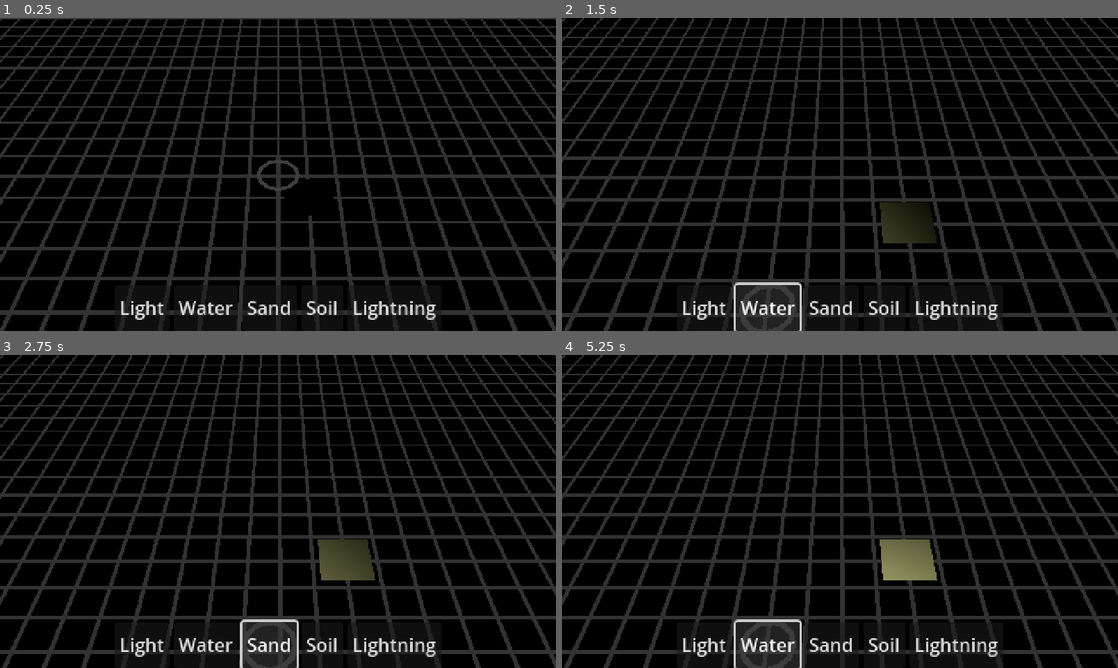
Above: before the commit, frames 1-4 (two rows, left to right).
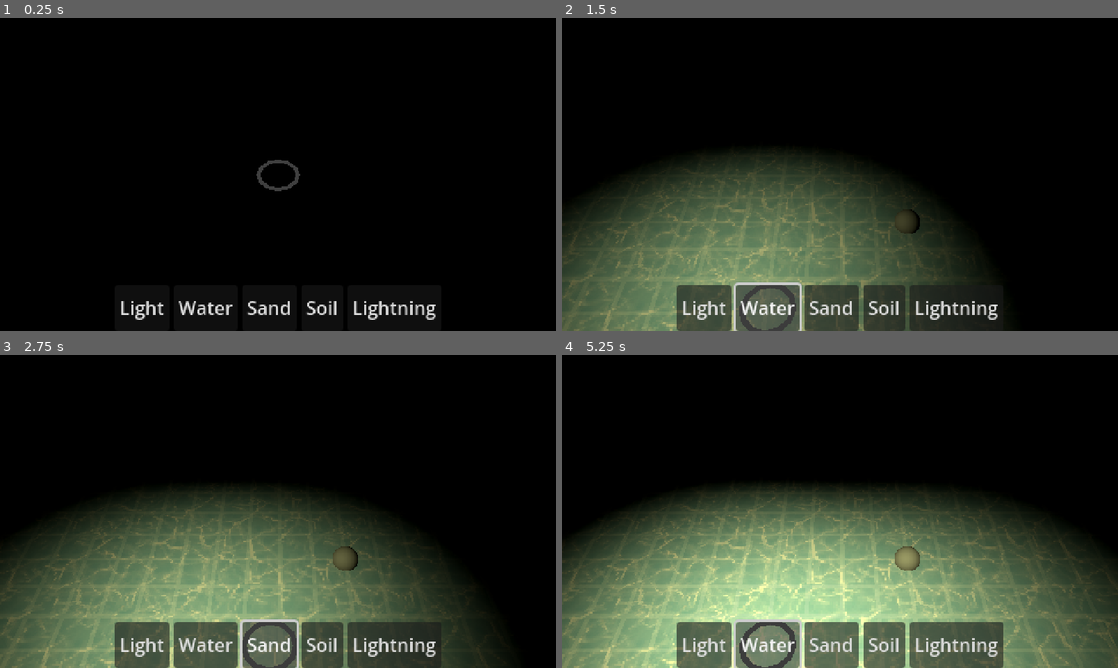
Above: after the commit, the same moments.

Repository: nulture/micro_jam_017_islands
Game: Godot game, scene res://scenes/world.tscn
Same seed, same stepped clock (60 frames per second), same inputs: the game is played once before the commit and once after it.
Inputs:
- Up to frame 1 (0.25 s): no input
- Up to frame 2 (1.5 s): click "Light" at 0.5 s; click "Water" at 1.25 s
- Up to frame 3 (2.75 s): click "Sand" at 2 s
- Up to frame 4 (5.25 s): click "Soil" at 2.75 s; click "Lightning" at 3.5 s; click "Light" at 4.25 s; click "Water" at 5 s

The runs differ from the first frame. In frame 1, 21% of the frame differs, in the area x 0-100%, y 0-100%; in frame 2, 45%; in frame 3, 50%; in frame 4, 59%.

Commit message:
Added water and rain

Diff:
--- /dev/null
+++ b/assets/materials/ocean.tres
@@ -0,0 +1,11 @@
+[gd_resource type="ShaderMaterial" load_steps=3 format=3 uid="uid://0v75n8kp07id"]
+
+[ext_resource type="Shader" uid="uid://8fyn4icg3n44" path="res://assets/shaders/parallax_plane.tres" id="1_ia2oi"]
+[ext_resource type="Texture2D" uid="uid://br8eimrb8bjmj" path="res://assets/textures/t_water.png" id="2_jxv16"]
+
+[resource]
+render_priority = 0
+shader = ExtResource("1_ia2oi")
+shader_parameter/uv_scale = Vector2(4, 4)
+shader_parameter/uv_parallax = Vector2(0.1, 0.1)
+shader_parameter/albedo = ExtResource("2_jxv16")
--- a/assets/shaders/parallax_plane.tres
+++ b/assets/shaders/parallax_plane.tres
@@ -49,7 +49,7 @@
 
 [resource]
 code = "shader_type spatial;
-render_mode blend_mix, depth_draw_opaque, cull_back, diffuse_lambert, specular_schlick_ggx, unshaded;
+render_mode blend_mix, depth_draw_opaque, cull_back, diffuse_lambert, specular_schlick_ggx;
 
 uniform vec2 uv_scale = vec2(1.000000, 1.000000);
 uniform vec2 uv_parallax = vec2(1.000000, 1.000000);
@@ -115,8 +115,7 @@
 
 }
 "
-graph_offset = Vector2(-155.704, 24.5927)
-flags/unshaded = true
+graph_offset = Vector2(-50.0667, -9.2943)
 nodes/fragment/2/node = SubResource("VisualShaderNodeTexture2DParameter_6fpuq")
 nodes/fragment/2/position = Vector2(-580, 300)
 nodes/fragment/3/node = SubResource("VisualShaderNodeTexture_upchg")
@@ -141,4 +140,4 @@
 nodes/fragment/12/position = Vector2(-760, 80)
 nodes/fragment/13/node = SubResource("VisualShaderNodeVec2Parameter_dblc7")
 nodes/fragment/13/position = Vector2(-1220, 300)
-nodes/fragment/connections = PackedInt32Array(2, 0, 3, 2, 3, 0, 4, 0, 6, 0, 7, 1, 9, 0, 10, 0, 10, 0, 11, 0, 10, 2, 11, 1, 11, 0, 12, 0, 12, 0, 8, 1, 13, 0, 12, 1, 8, 0, 3, 0, 5, 0, 7, 0, 7, 0, 8, 0, 4, 3, 0, 1, 3, 0, 0, 0)
+nodes/fragment/connections = PackedInt32Array(2, 0, 3, 2, 3, 0, 4, 0, 6, 0, 7, 1, 9, 0, 10, 0, 10, 0, 11, 0, 10, 2, 11, 1, 11, 0, 12, 0, 12, 0, 8, 1, 13, 0, 12, 1, 8, 0, 3, 0, 5, 0, 7, 0, 7, 0, 8, 0, 3, 0, 0, 0, 4, 3, 0, 1)
--- a/project.godot
+++ b/project.godot
@@ -65,6 +65,12 @@
 "deadzone": 0.5,
 "events": [Object(InputEventKey,"resource_local_to_scene":false,"resource_name":"","device":-1,"window_id":0,"alt_pressed":true,"shift_pressed":false,"ctrl_pressed":false,"meta_pressed":false,"pressed":false,"keycode":0,"physical_keycode":70,"key_label":0,"unicode":0,"echo":false,"script":null)
 , Object(InputEventKey,"resource_local_to_scene":false,"resource_name":"","device":-1,"window_id":0,"alt_pressed":false,"shift_pressed":false,"ctrl_pressed":false,"meta_pressed":false,"pressed":false,"keycode":0,"physical_keycode":4194342,"key_label":0,"unicode":0,"echo":false,"script":null)
+]
+}
+camera_sprint={
+"deadzone": 0.5,
+"events": [Object(InputEventKey,"resource_local_to_scene":false,"resource_name":"","device":-1,"window_id":0,"alt_pressed":false,"shift_pressed":false,"ctrl_pressed":false,"meta_pressed":false,"pressed":false,"keycode":0,"physical_keycode":4194325,"key_label":0,"unicode":0,"echo":false,"script":null)
+, Object(InputEventJoypadButton,"resource_local_to_scene":false,"resource_name":"","device":-1,"button_index":8,"pressure":0.0,"pressed":true,"script":null)
 ]
 }
 camera_left={
--- a/scenes/player_camera.tscn
+++ b/scenes/player_camera.tscn
@@ -1,18 +1,14 @@
-[gd_scene load_steps=6 format=3 uid="uid://kyw7ggafjjsx"]
+[gd_scene load_steps=4 format=3 uid="uid://kyw7ggafjjsx"]
 
 [ext_resource type="Script" path="res://scripts/player_camera.gd" id="1_kiklo"]
 [ext_resource type="PackedScene" uid="uid://bagdyfnn5e2og" path="res://scenes/player_cursor.tscn" id="2_pmace"]
-[ext_resource type="Material" uid="uid://dsrd6ulm7f4fx" path="res://assets/materials/parallax_plane.tres" id="3_cwafo"]
 
 [sub_resource type="Environment" id="Environment_j8r2m"]
 background_mode = 1
 
-[sub_resource type="PlaneMesh" id="PlaneMesh_mrrj1"]
-material = ExtResource("3_cwafo")
-size = Vector2(40, 40)
-
 [node name="camera_root" type="Node3D"]
 script = ExtResource("1_kiklo")
+sprint_multiplier = 3.0
 stick_speed = 5.0
 edges_speed = 5.0
 edges_thickness = 5.0
@@ -24,7 +20,3 @@
 
 [node name="cursor_root" parent="." node_paths=PackedStringArray("camera") instance=ExtResource("2_pmace")]
 camera = NodePath("../camera_3d")
-
-[node name="void_plane" type="MeshInstance3D" parent="."]
-transform = Transform3D(1, 0, 0, 0, 1, 0, 0, 0, 1, 0, -0.1, 0)
-mesh = SubResource("PlaneMesh_mrrj1")
--- a/scenes/player_cursor.tscn
+++ b/scenes/player_cursor.tscn
@@ -1,7 +1,8 @@
-[gd_scene load_steps=5 format=3 uid="uid://bagdyfnn5e2og"]
+[gd_scene load_steps=6 format=3 uid="uid://bagdyfnn5e2og"]
 
 [ext_resource type="Script" path="res://scripts/player_cursor.gd" id="1_lxjdj"]
 [ext_resource type="PackedScene" uid="uid://b3emtkoliqfm" path="res://scenes/player_tools/tool_light.tscn" id="2_wrebh"]
+[ext_resource type="PackedScene" uid="uid://br680u1gnecxx" path="res://scenes/player_tools/tool_rain.tscn" id="3_qvq1l"]
 
 [sub_resource type="StandardMaterial3D" id="StandardMaterial3D_kxw0x"]
 shading_mode = 0
@@ -17,7 +18,7 @@
 script = ExtResource("1_lxjdj")
 mouse_plane = Plane(0, 1, 0, 0)
 stick_speed = 5.0
-player_tools = Array[PackedScene]([ExtResource("2_wrebh")])
+player_tools = Array[PackedScene]([ExtResource("2_wrebh"), ExtResource("3_qvq1l")])
 
 [node name="mesh_instance_3d" type="MeshInstance3D" parent="."]
 transform = Transform3D(1, 0, 0, 0, 0.1, 0, 0, 0, 1, 0, 0, 0)
--- /dev/null
+++ b/scenes/player_tools/tool_rain.tscn
@@ -0,0 +1,7 @@
+[gd_scene load_steps=3 format=3 uid="uid://br680u1gnecxx"]
+
+[ext_resource type="PackedScene" uid="uid://b1e4y82nhidct" path="res://scenes/player_tools/tool_base.tscn" id="1_mwiut"]
+[ext_resource type="Script" path="res://scripts/player_tools/tool_rain.gd" id="2_r6m4c"]
+
+[node name="tool_rain" instance=ExtResource("1_mwiut")]
+script = ExtResource("2_r6m4c")
--- a/scenes/world.tscn
+++ b/scenes/world.tscn
@@ -1,17 +1,37 @@
-[gd_scene load_steps=4 format=3 uid="uid://bwln06s0mijil"]
+[gd_scene load_steps=9 format=3 uid="uid://bwln06s0mijil"]
 
 [ext_resource type="PackedScene" uid="uid://ck7mrxogelqqu" path="res://scenes/ui/items.tscn" id="1_418ir"]
+[ext_resource type="Script" path="res://scripts/world.gd" id="1_f4mcx"]
 [ext_resource type="PackedScene" uid="uid://kyw7ggafjjsx" path="res://scenes/player_camera.tscn" id="1_n7dex"]
+[ext_resource type="Material" uid="uid://dsrd6ulm7f4fx" path="res://assets/materials/void_grid.tres" id="3_8enyy"]
+[ext_resource type="Material" uid="uid://0v75n8kp07id" path="res://assets/materials/ocean.tres" id="3_j8q8g"]
 
-[sub_resource type="PlaneMesh" id="PlaneMesh_a6dcr"]
+[sub_resource type="PlaneMesh" id="PlaneMesh_3vvqu"]
+material = ExtResource("3_8enyy")
+size = Vector2(40, 40)
 
-[node name="world" type="Node3D"]
+[sub_resource type="PlaneMesh" id="PlaneMesh_vryke"]
+material = ExtResource("3_j8q8g")
+size = Vector2(40, 40)
+
+[sub_resource type="SphereMesh" id="SphereMesh_yvtc8"]
+
+[node name="world" type="Node3D" node_paths=PackedStringArray("ocean_rise_node")]
+script = ExtResource("1_f4mcx")
+ocean_rise_node = NodePath("camera_root")
 
 [node name="canvas_layer" type="CanvasLayer" parent="."]
 
 [node name="items" parent="canvas_layer" instance=ExtResource("1_418ir")]
 
+[node name="camera_root" parent="." instance=ExtResource("1_n7dex")]
+
+[node name="void_plane" type="MeshInstance3D" parent="camera_root"]
+mesh = SubResource("PlaneMesh_3vvqu")
+
+[node name="water_plane" type="MeshInstance3D" parent="camera_root"]
+transform = Transform3D(1, 0, 0, 0, 1, 0, 0, 0, 1, 0, -0.1, 0)
+mesh = SubResource("PlaneMesh_vryke")
+
 [node name="mesh_instance_3d" type="MeshInstance3D" parent="."]
-mesh = SubResource("PlaneMesh_a6dcr")
-
-[node name="camera_root" parent="." instance=ExtResource("1_n7dex")]
+mesh = SubResource("SphereMesh_yvtc8")
--- a/scripts/player_camera.gd
+++ b/scripts/player_camera.gd
@@ -1,15 +1,29 @@
 
 extends Node3D
 
+@export var sprint_multiplier : float = 2.0
 @export var stick_speed : float = 1.0
 @export var edges_speed : float = 1.0
 @export var edges_thickness : float = 1.0
 
+var _sprint_multiplier : float = 1.0
+var _is_sprinting : bool
+var is_sprinting : bool :
+	get : return _is_sprinting
+	set (value) :
+		if _is_sprinting == value : return
+		_is_sprinting = value
+
+		if _is_sprinting : _sprint_multiplier = sprint_multiplier
+		else : _sprint_multiplier = 1.0
+
 var edges_boundary : Vector2 :
 	get : return get_viewport().get_visible_rect().size - Vector2.ONE * edges_thickness
 
+
 var mouse_position : Vector2
 var stick_vector : Vector3
+
 
 # Called every frame. 'delta' is the elapsed time since the previous frame.
 func _process(delta: float) -> void:
@@ -23,8 +37,8 @@
 	elif mouse_position.y > edges_boundary.y :
 		edges_vector.z += 1.0
 
-	position += edges_vector * edges_speed * delta
-	position += stick_vector * stick_speed * delta
+	position += edges_vector * edges_speed * _sprint_multiplier * delta
+	position += stick_vector * stick_speed * _sprint_multiplier * delta
 
 func _input(event: InputEvent) -> void:
 	if event is InputEventMouseMotion :
@@ -32,3 +46,6 @@
 
 	var input = Input.get_vector("camera_left", "camera_right", "camera_up", "camera_down")
 	stick_vector = Vector3(input.x, 0, input.y)
+
+	if Input.is_action_just_pressed("camera_sprint") : is_sprinting = true
+	elif Input.is_action_just_released("camera_sprint") : is_sprinting = false
--- a/scripts/player_cursor.gd
+++ b/scripts/player_cursor.gd
@@ -1,3 +1,4 @@
+class_name PlayerCursor
 extends Node3D
 
 @export var camera : Camera3D
@@ -5,6 +6,8 @@
 @export var stick_speed : float = 1.0
 
 @export var player_tools : Array[PackedScene]
+
+static var inst : PlayerCursor
 
 var mouse_position : Vector2
 var stick_vector : Vector3
@@ -14,10 +17,11 @@
 var tool_index : int = 0 :
 	get : return _tool_index
 	set (value) :
-		if _tool_index == value || value >= player_tools.size() : return
+		if _tool_index == value || value < 0 || value >= player_tools.size()  : return
 		_tool_index = value
 
 		active_tool = player_tools[_tool_index].instantiate() as PlayerTool
+		print("Switched to new tool '%s'" % active_tool.name)
 
 var _active_tool : PlayerTool
 var active_tool : PlayerTool :
@@ -30,6 +34,7 @@
 		add_child(_active_tool)
 
 func _ready() -> void:
+	inst = self
 	tool_index = 0
 	pass
 
--- /dev/null
+++ b/scripts/player_tools/tool_rain.gd
@@ -0,0 +1,21 @@
+extends PlayerTool
+
+@export var ocean_rise_speed : float = 1.0
+
+var is_raining : bool
+
+# Called when the node enters the scene tree for the first time.
+func _ready() -> void:
+	pass # Replace with function body.
+
+
+# Called every frame. 'delta' is the elapsed time since the previous frame.
+func _process(delta: float) -> void:
+	if is_raining :
+		World.inst.ocean_rise_node.position.y += ocean_rise_speed * delta
+
+func tool_press() -> void :
+	is_raining = true
+
+func tool_release() -> void :
+	is_raining = false
--- /dev/null
+++ b/scripts/world.gd
@@ -0,0 +1,10 @@
+class_name World
+extends Node3D
+
+@export var ocean_rise_node : Node3D
+
+static var inst : World
+
+# Called when the node enters the scene tree for the first time.
+func _ready() -> void:
+	inst = self
Renamed: assets/materials/parallax_plane.tres -> assets/materials/void_grid.tres
Binary file added: assets/textures/t_water.png
Not shown, added: assets/textures/t_water.png.import
